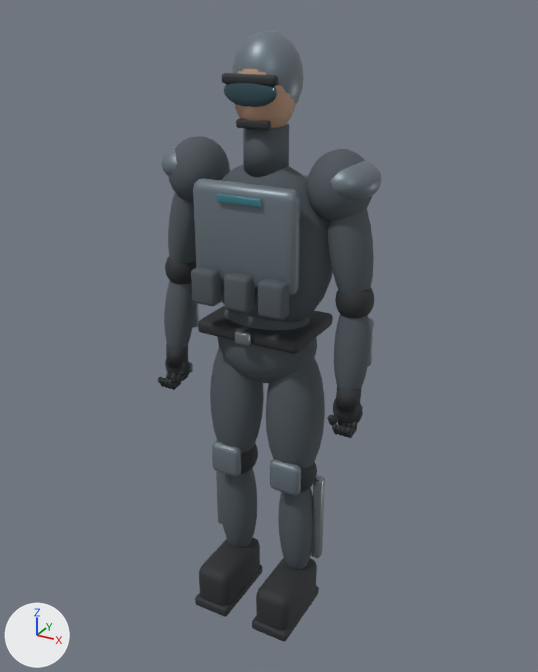
The glTF model Game/Assets/_SwapHunter/Resources/VisualMapV2/Actors/class_00.glb: old version first, new version second.
One viewpoint serves both versions: a 50 mm camera at (0.982, -1.771, 1.846) aimed at (-0.005, 0.025, 0.948). Arrows for +X, +Y and +Z are at lower left; the lights stay in place. The picture after the commit comes second. Vertices at exactly the same position are counted once.

In view in the first picture: 'Tactical human skinned mesh'.
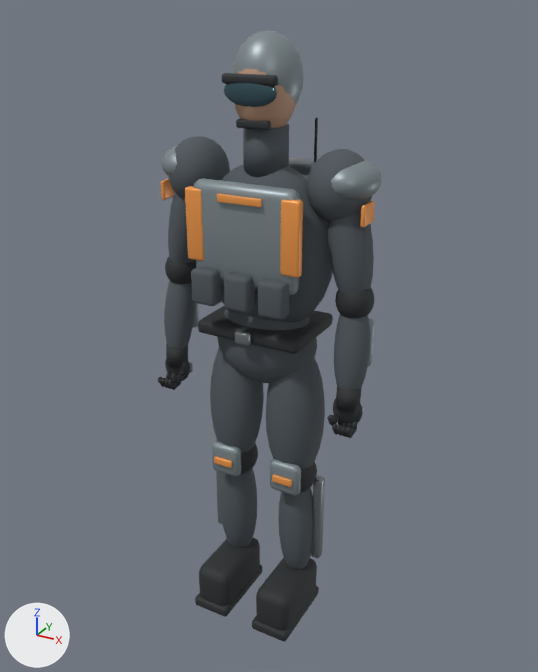
Pixel boxes [x1, y1, x2, y2] of what changed, in the pictures (538 x 672 px):
part 1 of me_sphere, added: after [314, 118, 318, 162]
part 2 of me_sphere, added: after [289, 157, 315, 175]
part 3 of me_sphere, added (orange): after [185, 186, 204, 261]
part 4 of me_sphere, added: after [214, 456, 232, 468]
part 5 of me_sphere, added: after [161, 179, 175, 200]
part 6 of me_sphere, added (orange): after [280, 200, 303, 278]
part 7 of me_sphere, added: after [272, 474, 292, 487]
part 8 of me_sphere, added: after [360, 201, 375, 228]
part 9 of me_sphere, edited (looks the same): [164, 124, 374, 569] in both
part 10 of me_sphere, recoloured: [161, 30, 382, 496] in both
part 11 of me_sphere, recoloured (cyan to orange): [217, 194, 262, 207] in both

The change in detail:
Material 'Class identification trim' (mat_class_identification_trim) is new.
Its base color is (0.92, 0.34, 0.075) (orange #f69e4d).
Its metallic is 0.15.
Its roughness is 0.4.
Material 'Assault slate composite' (mat_assault_slate_composite) is new.
Its base color is (0.235, 0.28, 0.3) (grey #859095).
Its metallic is 0.32.
Its roughness is 0.42.
Material 'Assault charcoal weave' (mat_assault_charcoal_weave) is new.
Its base color is (0.08, 0.096, 0.11) (dark grey #50575d).
Its roughness is 0.87.
me_sphere is used by ob_tactical_human_skinned_mesh; location (0.0, 0.0, 0.0).
me_sphere had 19926 vertices, 39380 faces and spanned x -0.33..0.33, y -0.19..0.14, z 0.01..1.8.
me_sphere now has 20646 vertices, 40788 faces and spans x -0.33..0.33, y -0.19..0.2, z 0.01..1.8.
me_sphere part 1: a new loose piece, a 24-sided cylinder along z spanning x 0.066..0.074, y 0.156..0.164, z 1.44..1.57, in mat_black_rubber (dark grey #2a2e30).
me_sphere part 2: the loose piece of 96 vertices spanning x -0.06..0.06, y -0.15..-0.14, z 1.38..1.4 is copied, and the copy is scaled about its middle by (1.21, 6.78, 10.3), then moved by (0.0, 0.31, -0.04), in mat_equipment_alloy (grey #899095); it spans x -0.09..0.09, y 0.13..0.2, z 1.25..1.45.
me_sphere part 3: the loose piece of 96 vertices spanning x -0.15..0.15, y 0.08..0.14, z 1.14..1.42 is copied, and the copy is scaled about its middle by (0.175, 0.477, 0.762), then moved by (-0.14, -0.24, 0.03), in mat_class_identification_trim (orange #f69e4d); it spans x -0.17..-0.12, y -0.14..-0.12, z 1.21..1.41.
me_sphere part 4: the loose piece of 96 vertices spanning x -0.32..-0.25, y -0.03..-0.02, z 0.79..0.82 is copied, and the copy is moved by (0.18, -0.07, -0.26), in mat_class_identification_trim (orange #f69e4d); it spans x -0.14..-0.07, y -0.1..-0.09, z 0.53..0.55.
me_sphere part 5: the loose piece of 96 vertices spanning x -0.06..0.06, y -0.15..-0.14, z 1.38..1.4 is copied, and the copy is scaled about its middle by (0.0598, 7.09, 2.84), then moved by (-0.31, 0.12, -0.02), in mat_class_identification_trim (orange #f69e4d); it spans x -0.31..-0.3, y -0.06..0.01, z 1.34..1.4.
me_sphere part 6: the loose piece of 96 vertices spanning x -0.15..0.15, y 0.08..0.14, z 1.14..1.42 is copied, and the copy is scaled about its middle by (0.175, 0.477, 0.762), then moved by (0.14, -0.24, 0.03), in mat_class_identification_trim (orange #f69e4d); it spans x 0.12..0.17, y -0.14..-0.12, z 1.21..1.41.
me_sphere part 7: the loose piece of 96 vertices spanning x 0.25..0.32, y -0.03..-0.02, z 0.79..0.82 is copied, and the copy is moved by (-0.18, -0.07, -0.26), in mat_class_identification_trim (orange #f69e4d); it spans x 0.07..0.14, y -0.1..-0.09, z 0.53..0.55.
me_sphere part 8: the loose piece of 96 vertices spanning x -0.06..0.06, y -0.15..-0.14, z 1.38..1.4 is copied, and the copy is scaled about its middle by (0.0598, 7.09, 2.84), then moved by (0.31, 0.12, -0.02), in mat_class_identification_trim (orange #f69e4d); it spans x 0.3..0.31, y -0.06..0.01, z 1.34..1.4.
me_sphere part 9: 6992 faces spanning x -0.33..0.33, y -0.18..0.12, z 0.11..1.57 switch from mat_charcoal_technical_fabric (greyish blue #4d565c) to mat_assault_charcoal_weave (dark grey #50575d).
me_sphere part 10: 2992 faces spanning x -0.33..0.33, y -0.14..0.14, z 0.49..1.8 switch from mat_slate_ceramic_armor (grey #6f7c84) to mat_assault_slate_composite (grey #859095).
me_sphere part 11: 188 faces spanning x -0.06..0.06, y -0.15..-0.14, z 1.38..1.4 switch from mat_muted_identification (cyan #4b8e9b) to mat_class_identification_trim (orange #f69e4d).
